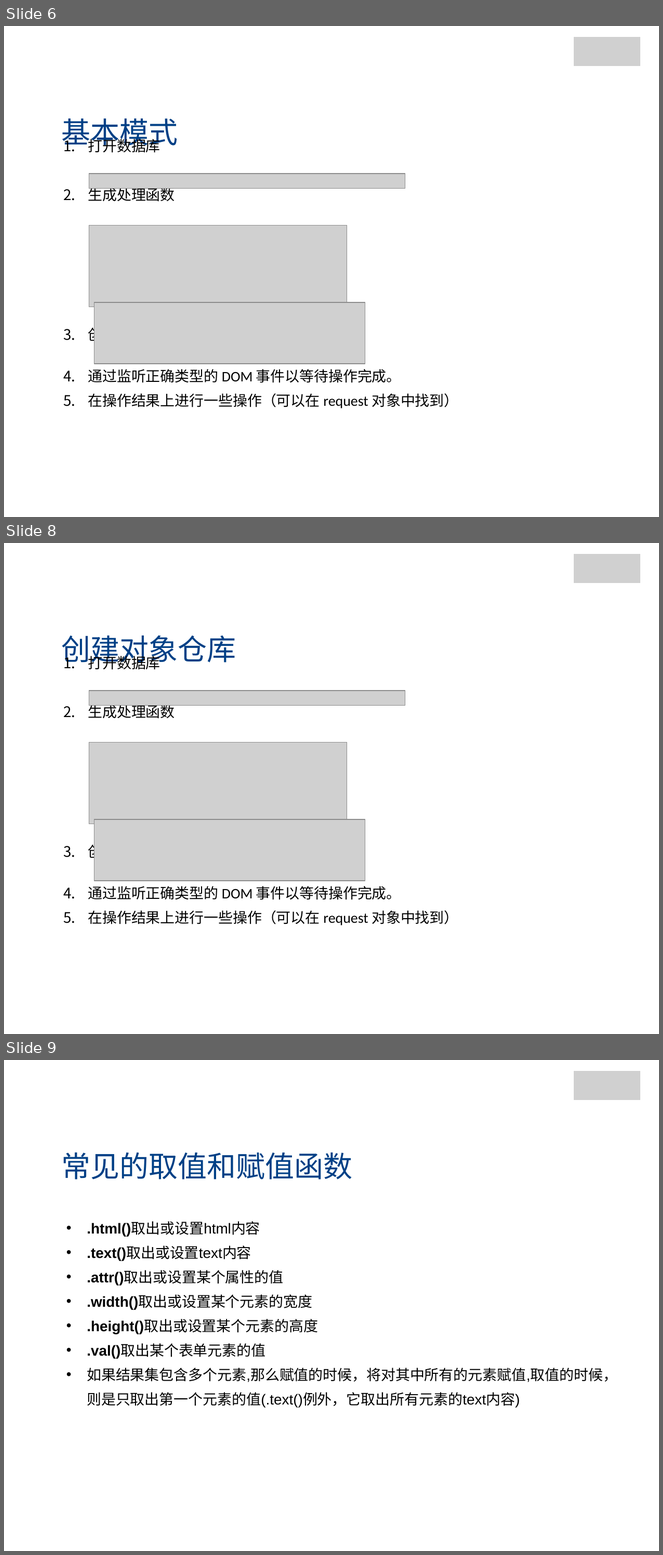
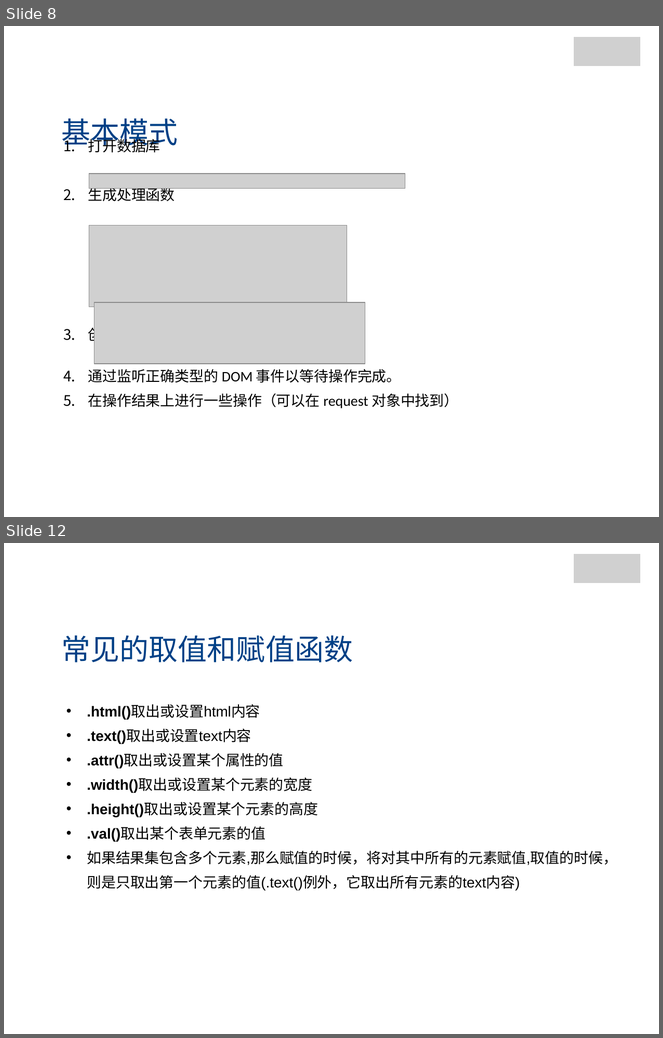
Before and after one commit to jianganglu/share-web-storage, a slide deck: Web存储.pptx. Shown one above the other, each under a label of ours: slides 6, 8 and 9 before the commit, slides 8 and 12 after it; the slides between them are not shown. The pictures are 663x1555 and 663x1038 pixels, drawn with LibreOffice and Linux fonts; fonts in the diff are those of the drawing; grey boxes stand for pictures; background and template pictures are left out. Boxes give left, top, right and bottom in pixels: in the first picture for what was removed or moved away, otherwise in the second. Text is boxed around its words. In the diff, an @@ line names an element or a change of style, - is before the commit and + after.

```diff
--- a/Web存储.pptx
+++ b/Web存储.pptx
@@ slide 8 removed at box(4, 543, 659, 1034), background picture (left out) @@
@@ rectangle removed at box(14, 546, 120, 586) @@
@@ group removed at box(569, 546, 651, 588): 4 rectangles, 1 picture @@
@@ text removed at box(62, 635, 236, 668) @@
-创建对象仓库
@@ text removed at box(88, 654, 458, 926) @@
-1. 打开数据库
-2. 生成处理函数
-3. 创建和更新数据库版本号
-4. 通过监听正确类型的 DOM 事件以等待操作完成。
-5. 在操作结果上进行一些操作（可以在 request 对象中找到）
@@ picture removed at box(89, 691, 405, 705) @@
@@ picture removed at box(89, 742, 347, 824) @@
@@ picture removed at box(94, 820, 366, 881) @@
@@ what was slide 6 is now slide 8 @@
@@ what was slide 9 is now slide 12 @@
```
Also in this commit, not shown: 1 slide changed, 4 slides added, 12 other files.
